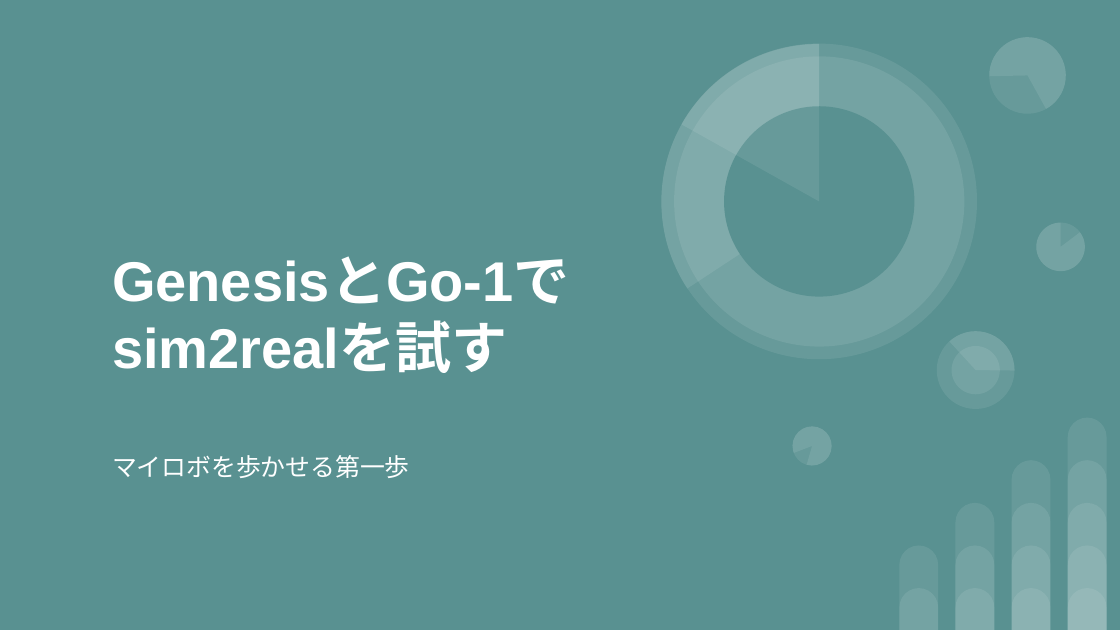
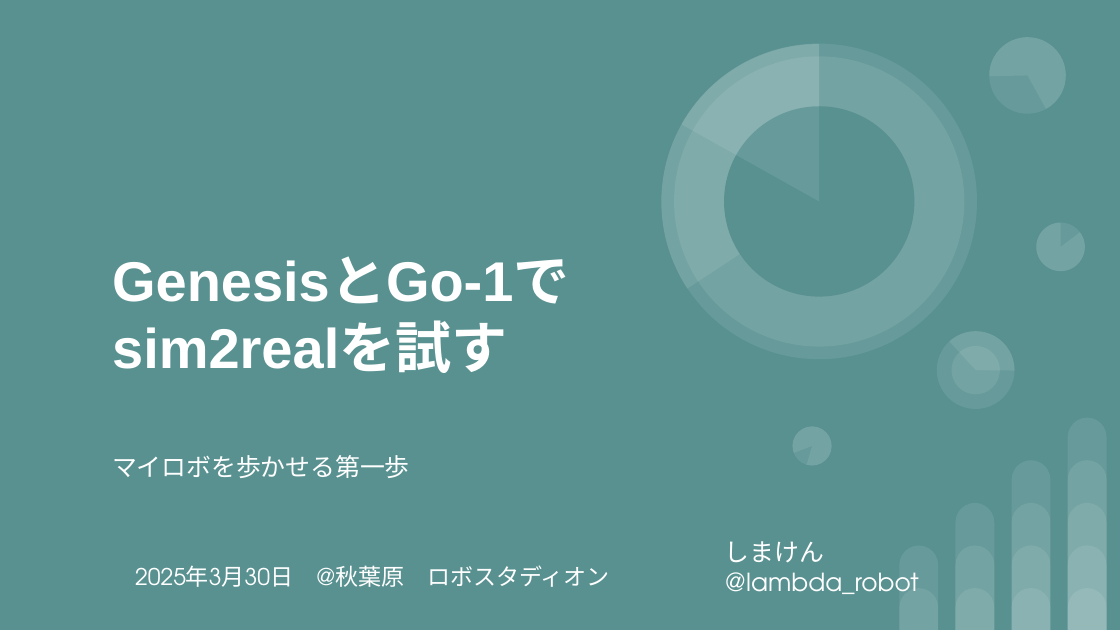
Before and after one commit to shimaken-git/try_sim2real_with_genesis, a slide deck: slide 1 of GenesisとGo-1でsim2realを試す.pptx. Drawn at 1120x630 pixels with LibreOffice and Linux fonts; fonts in the diff are those of the drawing. Boxes give left, top, right and bottom in pixels: in the first picture for what was removed or moved away, otherwise in the second. Text is boxed around its words. In the diff, an @@ line names an element or a change of style, - is before the commit and + after.

Commit message:
update

```diff
--- a/GenesisとGo-1でsim2realを試す.pptx
+++ b/GenesisとGo-1でsim2realを試す.pptx
@@ subtitle added at [135,565,610,587], 14.8 pt, text #FFFFFF @@
+2025年3月30日 @秋葉原 ロボスタディオン
@@ subtitle added at [725,541,919,594], 16 pt, text #FFFFFF @@
+しまけん
+@lambda_robot
```
